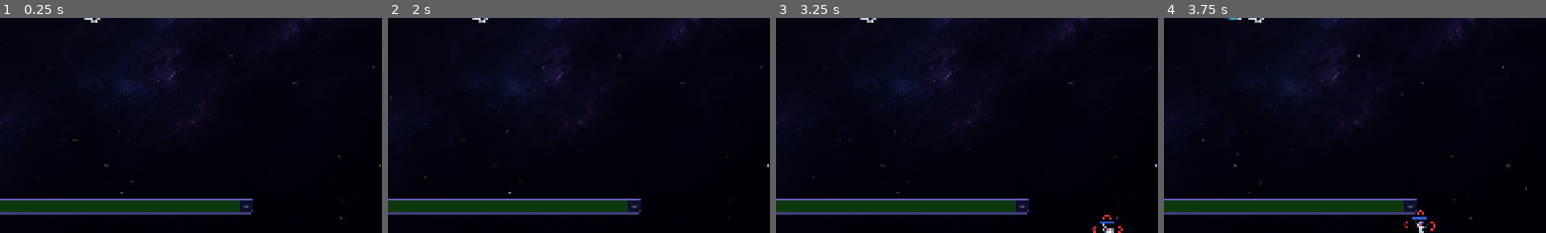
Above: before the commit, frames 1-4 (left to right).
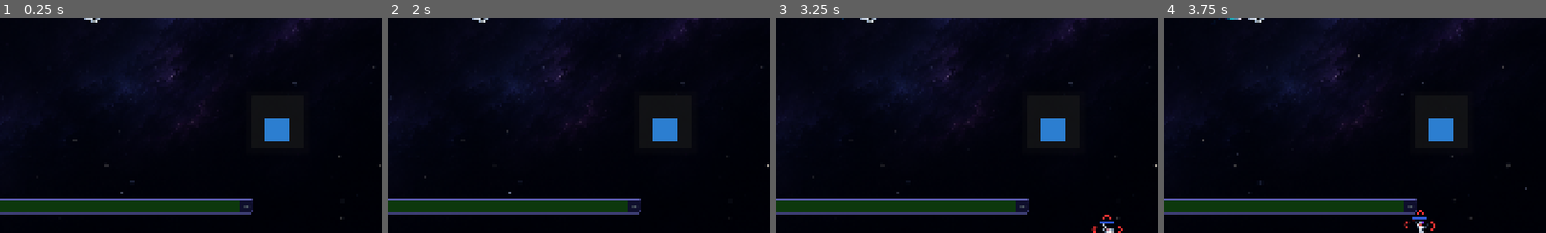
Above: after the commit, the same moments.

Repository: snowsnow0926/evesurvivor
Game: Godot game, scene res://scenes/GameScene.tscn
Same seed, same stepped clock (60 frames per second), same inputs: the game is played once before the commit and once after it. This scene is started directly instead of the project's main scene.
Inputs (mouse positions are % of the whole screen's width and height, from its top left):
- Up to frame 1 (0.25 s): no input
- Up to frame 2 (2 s): click "暂停" at 0.5 s; click "1x" at 1.25 s
- Up to frame 3 (3.25 s): click "2x" at 2 s; click "3x" at 2.75 s
- Up to frame 4 (3.75 s): tap Enter (ui_accept) at 3.5 s; move the mouse to (72, 45) at 3.52 s; hold D (move_right) from 3.53 s (still down); click (72, 45) at 3.67 s
The pictures show only the part of the screen within x 38-88%, y 50-100%; the shares and areas given below are measured in that part.

The runs differ from the first frame. In frame 1, 0.7% of the frame differs, in the area x 69-76%, y 46-58%; in frame 2, 0.7%; in frame 3, 0.7%; in frame 4, 0.7%.

Commit message:
fix: 修复核心XP和玩家等级跨关卡继承
Co-authored-by: Cursor <cursoragent@cursor.com>

Diff:
--- a/scenes/HUD.tscn
+++ b/scenes/HUD.tscn
@@ -547,10 +547,10 @@
 anchor_top = 1.0
 anchor_right = 1.0
 anchor_bottom = 1.0
-offset_left = 64.0
-offset_top = -200.0
-offset_right = 224.0
-offset_bottom = 0.0
+offset_left = -571.0
+offset_top = -358.0
+offset_right = -411.0
+offset_bottom = -158.0
 grow_horizontal = 0
 grow_vertical = 0
 
--- a/scripts/core_equip_manager.gd
+++ b/scripts/core_equip_manager.gd
@@ -149,14 +149,17 @@
 		return false
 	cd.core_id = core_id
 	cd.is_unlocked = true
-
-	# 初始化词条等级
+	_initialize_skill_levels(cd, core_id)
+	return true
+
+
+# === 初始化技能等级（仅在首次解锁时调用，不覆盖已有等级） ===
+func _initialize_skill_levels(cd: CoreData, core_id: String) -> void:
 	var entry = CoreRegistry.get_core_entry(core_id)
 	if entry:
 		for skill_id in entry.get_all_skill_ids():
 			if not cd.skill_levels.has(skill_id):
 				cd.skill_levels[skill_id] = entry.get_start_level(skill_id)
-	return true
 
 
 # ================================================================
@@ -301,11 +304,19 @@
 
 func load_from_dict(data: Dictionary) -> void:
 	_cores.clear()
-	_equipped_core_id = data.get("equipped_core_id", "")
-	_total_core_xp = data.get("total_core_xp", 0)
-
-	var cores_list: Array = data.get("cores", [])
-	for entry_data in cores_list:
+
+	# 兼容旧存档的双层嵌套格式 {"cores": {...}, ...}
+	# 新存档直接是 {"cores": [...], "equipped_core_id": "...", "total_core_xp": N}
+	var cores_list_raw = data.get("cores", [])
+	var cores_inner: Dictionary = {}
+	if cores_list_raw is Dictionary:
+		cores_inner = cores_list_raw as Dictionary
+		cores_list_raw = cores_inner.get("cores", [])
+
+	_equipped_core_id = cores_inner.get("equipped_core_id", data.get("equipped_core_id", ""))
+	_total_core_xp = cores_inner.get("total_core_xp", data.get("total_core_xp", 0))
+
+	for entry_data in cores_list_raw as Array:
 		var cid = entry_data.get("id", "")
 		var cd_data: Dictionary = entry_data.get("data", {})
 		if not cid.is_empty():
--- a/scripts/game_manager.gd
+++ b/scripts/game_manager.gd
@@ -111,6 +111,11 @@
 func _spawn_player() -> void:
 	if player != null and is_instance_valid(player):
 		return
+	# 跨关卡继承：从 GameState 恢复玩家等级
+	current_xp = GameState.current_xp
+	xp_to_next_level = GameState.xp_to_next_level
+	player_level = GameState.player_level
+	print("[GameManager] _spawn_player: player_level=", player_level, " current_xp=", current_xp, " xp_to_next=", xp_to_next_level)
 	var ps = _SCENE_PLAYER
 	if ps:
 		var p = ps.instantiate()
@@ -340,6 +345,10 @@
 	_notify_hud_update()
 	if leveled_up:
 		_trigger_upgrade()
+	# 同步回 GameState（跨关卡继承）
+	GameState.current_xp = current_xp
+	GameState.xp_to_next_level = xp_to_next_level
+	GameState.player_level = player_level
 
 func _trigger_upgrade() -> void:
 	if CoreEquipManager.get_equipped_core_id().is_empty():
--- a/scripts/game_state.gd
+++ b/scripts/game_state.gd
@@ -39,6 +39,11 @@
 var cores: Dictionary = {}
 var equipped_core_id: String = ""
 
+# 玩家等级（跨关卡继承）
+var player_level: int = 1
+var current_xp: float = 0.0
+var xp_to_next_level: float = 10.0
+
 func _debug(msg: String) -> void:
 	if DEBUG:
 		print("[GameState] ", msg)
@@ -109,6 +114,11 @@
 			"cores": CoreEquipManager.save_to_dict(),
 			"equipped_core_id": equipped_core_id,
 		},
+		"player_level": {
+			"level": player_level,
+			"current_xp": current_xp,
+			"xp_to_next": xp_to_next_level,
+		},
 		"equipment": {
 			"equipment_inventory": equipment_inventory,
 			"equipped_weapons": equipped_weapons,
@@ -151,8 +161,12 @@
 
 	var cores_data = data.get("cores", {})
 	if not cores_data.is_empty():
-		CoreEquipManager.load_from_dict(cores_data.get("cores", {}))
-		equipped_core_id = cores_data.get("equipped_core_id", "")
+		CoreEquipManager.load_from_dict(cores_data)
+
+	var level_data = data.get("player_level", {})
+	player_level = level_data.get("level", 1)
+	current_xp = level_data.get("current_xp", 0.0)
+	xp_to_next_level = level_data.get("xp_to_next", 10.0)
 
 	var equipment = data.get("equipment", {})
 	equipment_inventory = equipment.get("equipment_inventory", []) as Array
@@ -217,8 +231,9 @@
 		cfg.set_value("research", key, research[key])
 
 	var cores_save = save_data["cores"]
-	for key in cores_save:
-		cfg.set_value("cores", key, cores_save[key])
+	# 使用 JSON 序列化避免 ConfigFile 嵌套 Dictionary 序列化问题
+	var json_str = JSON.stringify(cores_save)
+	cfg.set_value("cores", "data", json_str)
 
 	var equipment = save_data["equipment"]
 	for key in equipment:
@@ -273,6 +288,15 @@
 	if cfg.has_section("cores"):
 		for key in cfg.get_section_keys("cores"):
 			raw_data["cores"][key] = cfg.get_value("cores", key)
+		# 使用 JSON 反序列化还原 cores 数据
+		var json_str = raw_data["cores"].get("data", "")
+		if not json_str.is_empty():
+			var json = JSON.new()
+			var parse_result = json.parse(json_str)
+			if parse_result == OK:
+				raw_data["cores"] = json.data as Dictionary
+			else:
+				push_warning("[GameState] Failed to parse cores JSON: " + json_str)
 
 	_apply_save_data(raw_data)
 	print("[GameState] Loaded from slot %d: %s" % [target_slot, path])
--- a/scripts/hud.gd
+++ b/scripts/hud.gd
@@ -31,6 +31,12 @@
 	"护盾回充器": "盾修",
 	"装甲维修器": "甲修",
 }
+
+static func _get_armor_abbr(full_name: String) -> String:
+	for key in ARMOR_NAME_ABBR:
+		if full_name.ends_with(key):
+			return ARMOR_NAME_ABBR[key]
+	return ""
 
 const _QUALITY_COLORS: Array[Color] = [
 	Color(0.75, 0.75, 0.75),  # 白
@@ -810,7 +816,7 @@
 		if idx < defense_list.size():
 			var armor = defense_list[idx]
 			var full_name: String = str(armor.get("name", "防御装"))
-			var abbr = ARMOR_NAME_ABBR.get(full_name, "")
+			var abbr = _get_armor_abbr(full_name)
 			name_lbl.text = abbr if not abbr.is_empty() else full_name
 			name_lbl.add_theme_color_override("font_color", EquipmentData.get_quality_color(armor.get("quality", 0)))
 			_apply_weapon_slot_style(slot_panel as PanelContainer, armor.get("quality", 0))
--- a/scripts/virtual_joystick.gd
+++ b/scripts/virtual_joystick.gd
@@ -22,8 +22,7 @@
 
 
 func _ready() -> void:
-	if auto_hide_on_mouse and DisplayServer.is_touchscreen_available():
-		visible = false
+	# 不再默认隐藏 — 摇杆在触屏设备上也始终可见，让玩家能找到
 	knob_radius = _knob.size.x * 0.5
 	_knob.pivot_offset = _knob.size * 0.5
 	_base.pivot_offset = _base.size * 0.5
@@ -110,9 +109,7 @@
 	_knob_offset = Vector2.ZERO
 	_knob.position = _base.size * 0.5 - _knob.size * 0.5
 	moved.emit(Vector2.ZERO)
-	if auto_hide_on_mouse:
-		visible = false
-	return
+	# 摇杆始终可见，不需要再隐藏
 
 
 func get_vector() -> Vector2:
Not shown, changed: export_presets.cfg
